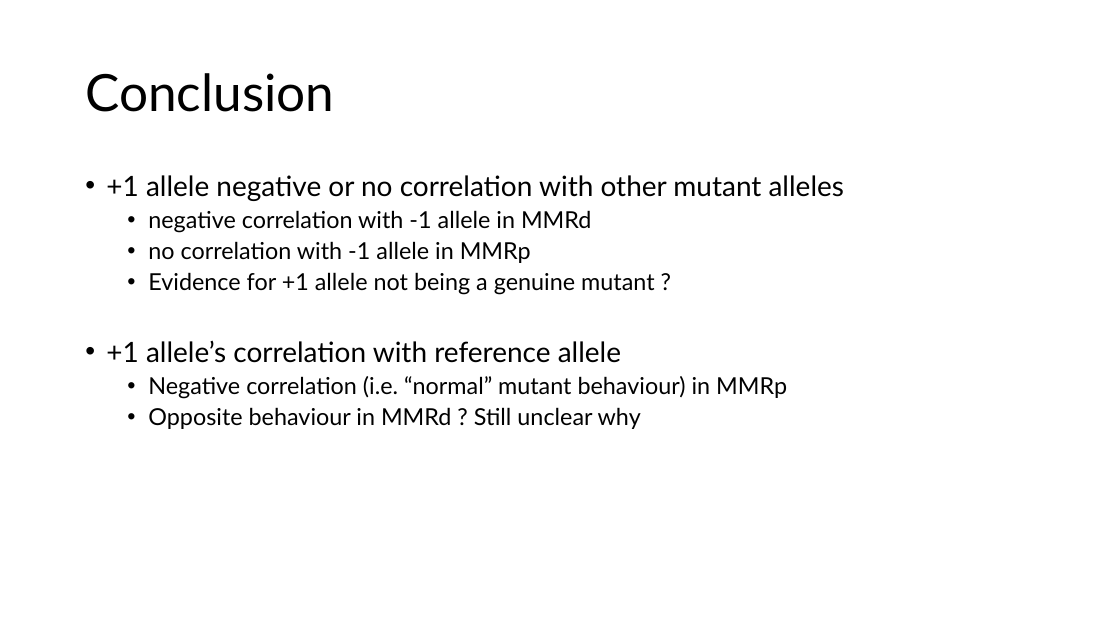
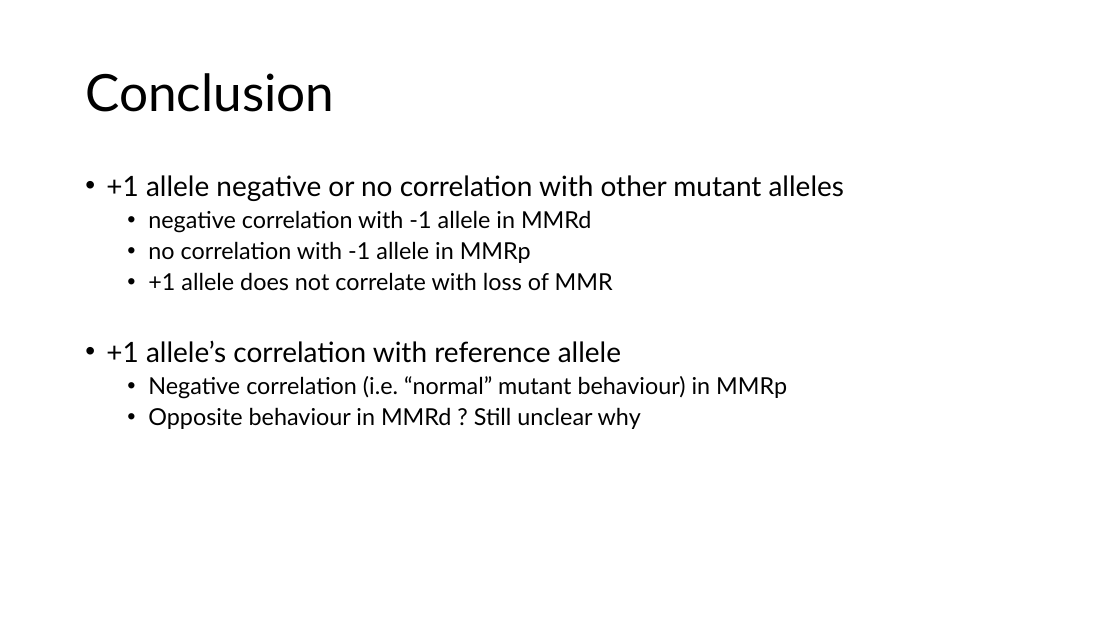
Before and after one commit to Awelson/MasterProject, a slide deck: slide 11 of Presentation1.pptx (slide 7 before the commit). Drawn at 1120x630 pixels with LibreOffice and Linux fonts; fonts in the diff are those of the drawing. Boxes give left, top, right and bottom in pixels: in the first picture for what was removed or moved away, otherwise in the second. Text is boxed around its words. In the diff, an @@ line names an element or a change of style, - is before the commit and + after.

```diff
--- a/Presentation1.pptx
+++ b/Presentation1.pptx
@@ text at [148,272,613,291]: text changed @@
-  • Evidence for +1 allele not being a genuine mutant ?
+  • +1 allele does not correlate with loss of MMR
```
Also in this commit, not shown: 4 other slides changed, 6 slides added, 2 slides removed, 12 other files.
